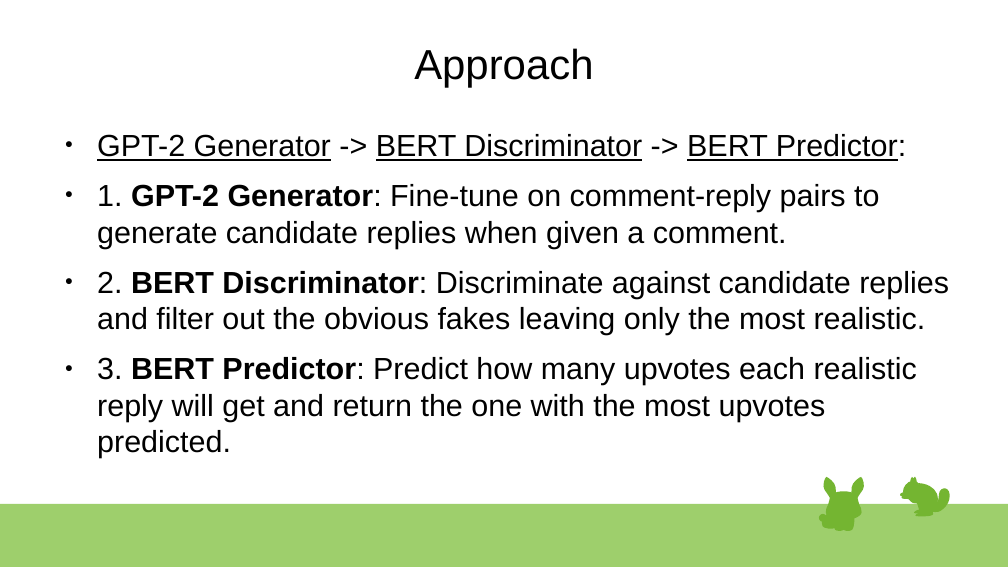
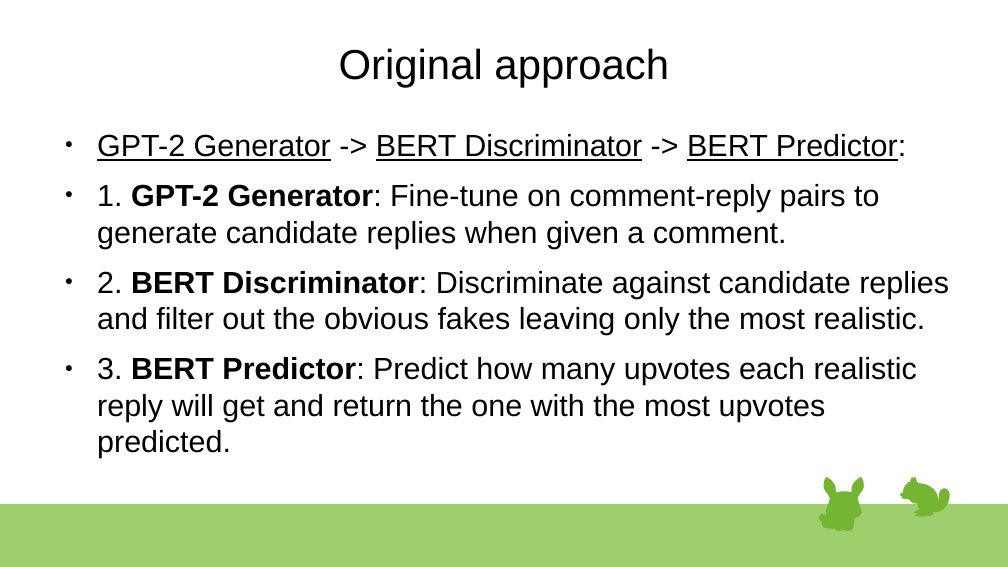
Before and after one commit to Charlie-Bell/final-project-spiced, a slide deck: slide 6 of presentation.odp. Drawn at 1008x567 pixels with LibreOffice and Linux fonts; fonts in the diff are those of the drawing. Boxes give left, top, right and bottom in pixels: in the first picture for what was removed or moved away, otherwise in the second. Text is boxed around its words. In the diff, an @@ line names an element or a change of style, - is before the commit and + after.

```diff
--- a/presentation.odp
+++ b/presentation.odp
@@ title at <box>339,48,669,88</box>: text changed @@
-Approach
+Original approach
```
Also in this commit, not shown: 3 other slides changed, 3 slides added, 6 other files.
